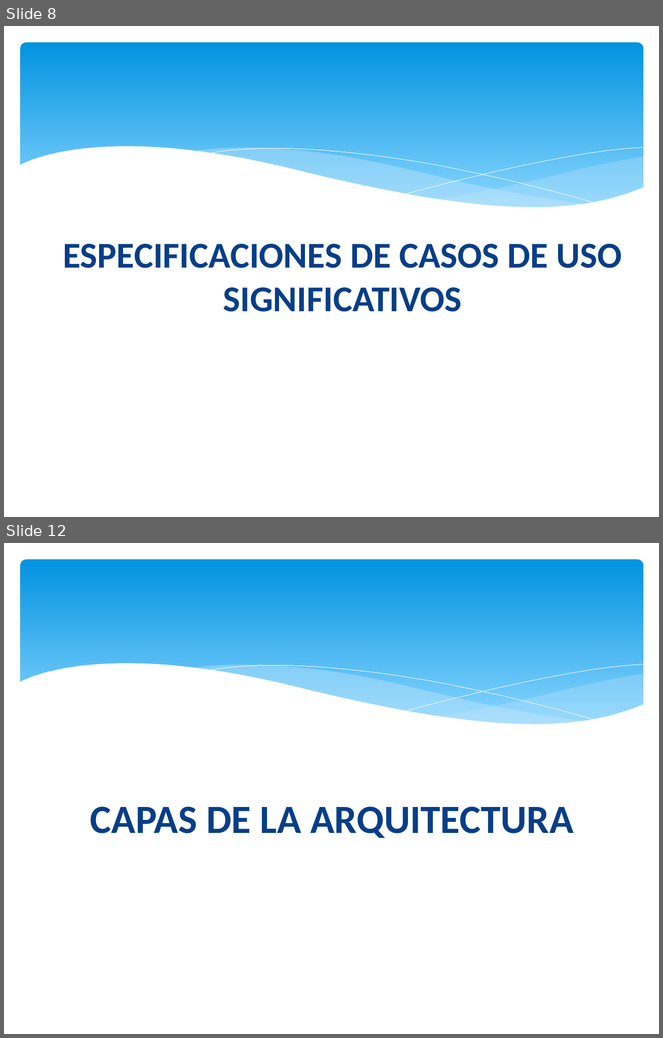
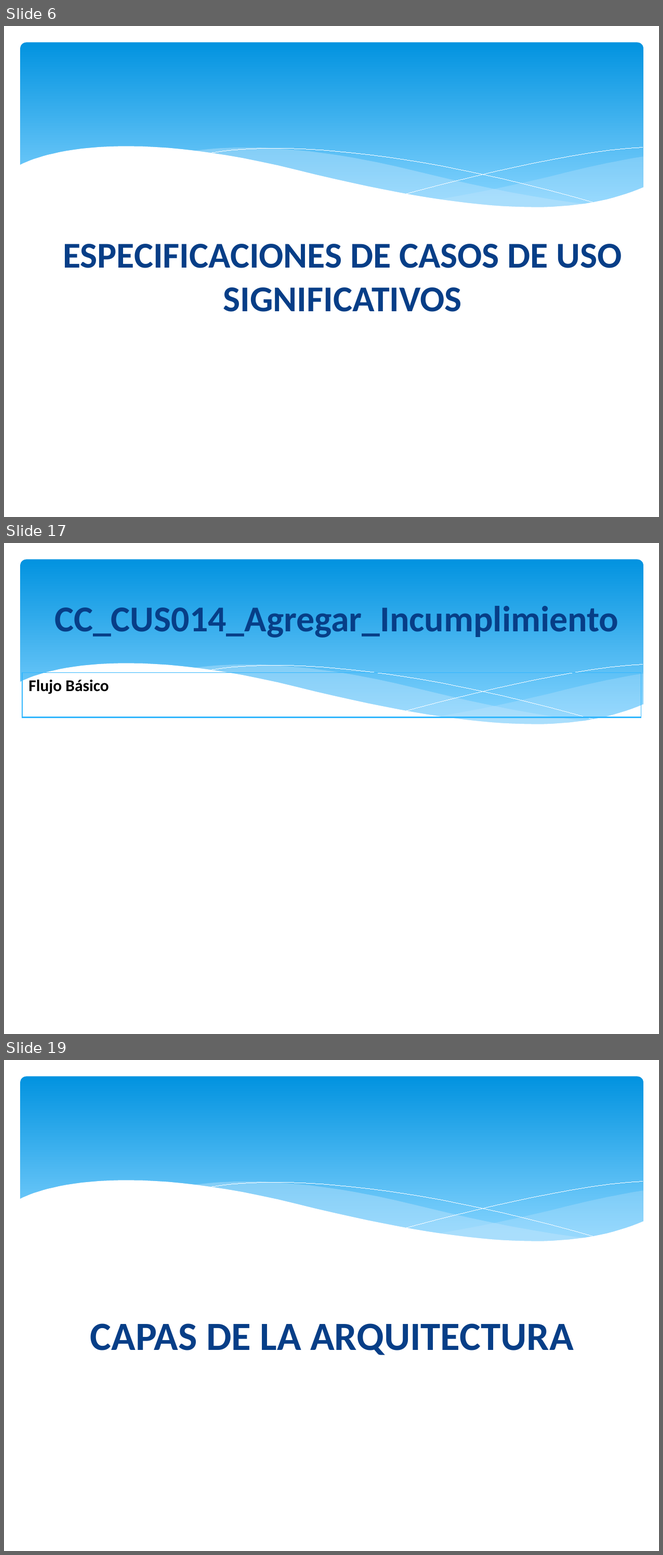
Before and after one commit to orlysemperfi/tp3-contratos-clientes, a slide deck: ITERACION 5/SUB ITERACION 2/PRESENTACION02/PPT TP3 PRES03.pptx. Shown one above the other, each under a label of ours: slides 8 and 12 before the commit, slides 6, 17 and 19 after it; the slides between them are not shown. The pictures are 663x1038 and 663x1555 pixels, drawn with LibreOffice and Linux fonts; fonts in the diff are those of the drawing. Boxes give left, top, right and bottom in pixels: in the first picture for what was removed or moved away, otherwise in the second. Text is boxed around its words. In the diff, an @@ line names an element or a change of style, - is before the commit and + after.

```diff
--- a/ITERACION 5/SUB ITERACION 2/PRESENTACION02/PPT TP3 PRES03.pptx
+++ b/ITERACION 5/SUB ITERACION 2/PRESENTACION02/PPT TP3 PRES03.pptx
@@ slide 17 added at [4, 543, 659, 1034], background #FFFFFF; not listed: 6 template elements that a slide beside it also shows @@
@@ title added at [54, 606, 619, 638], 40 pt, text #073E87, bold @@
+CC_CUS014_Agregar_Incumplimiento
@@ table added at [22, 672, 642, 717], 1 rows, 1 columns @@
+Flujo Básico
@@ what was slide 8 is now slide 6 @@
@@ what was slide 12 is now slide 19 @@
```
Also in this commit, not shown: 6 slides changed, 8 other slides added, 2 slides removed.
